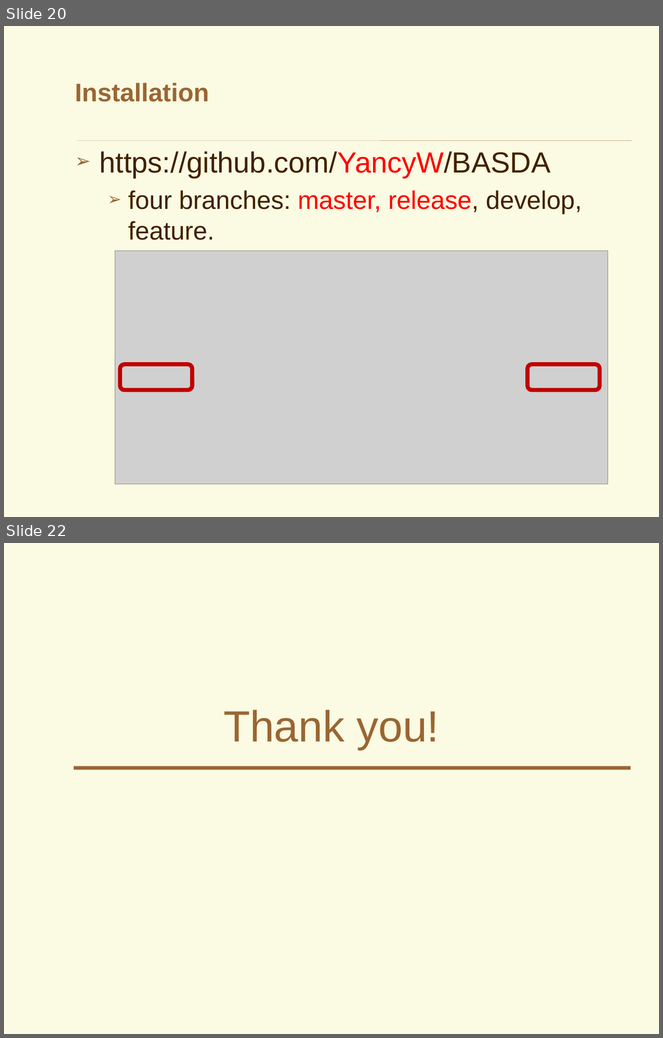
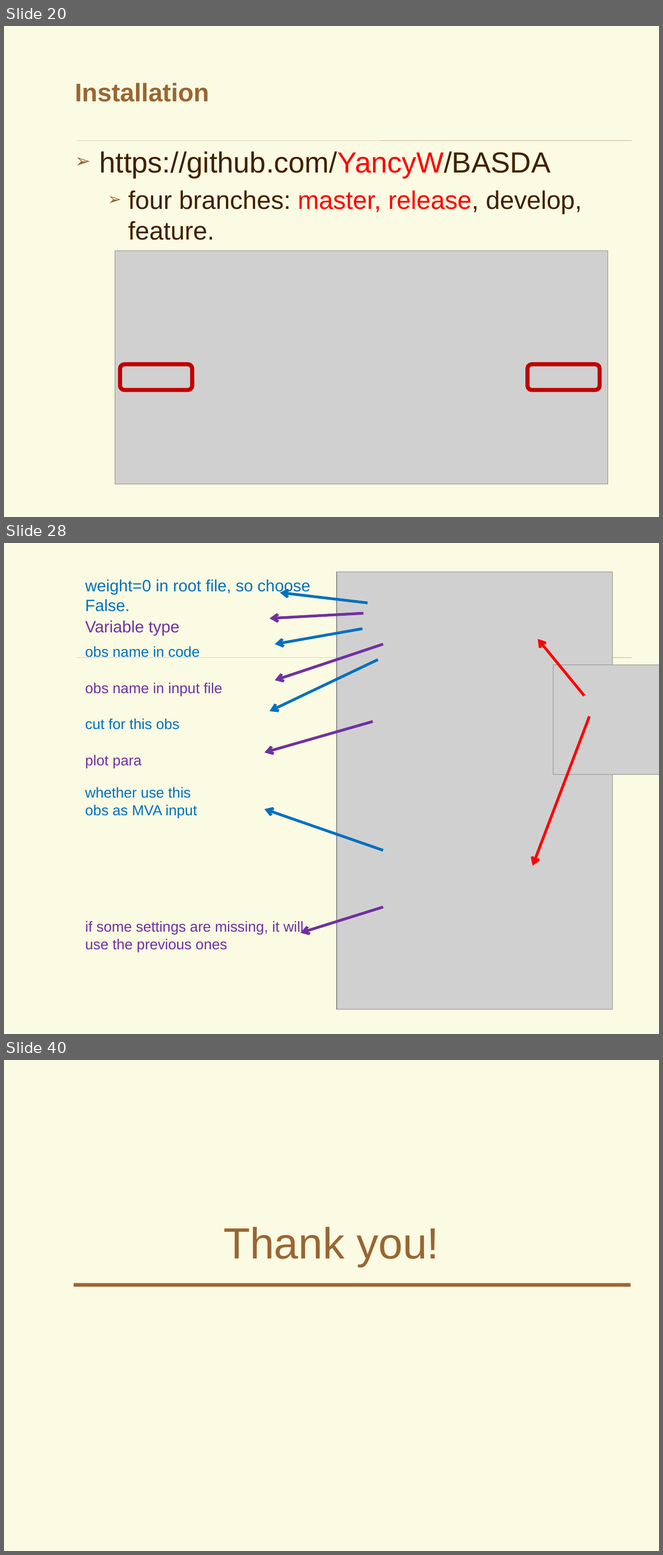
Before and after one commit to YancyW/BASDA, a slide deck: doc/BASDA_Introduction.pptx. Shown one above the other, each under a label of ours: slides 20 and 22 before the commit, slides 20, 28 and 40 after it; the slides between them are not shown. The pictures are 663x1038 and 663x1555 pixels, drawn with LibreOffice and Linux fonts; fonts in the diff are those of the drawing; grey boxes stand for pictures; background and template pictures are left out. Boxes give left, top, right and bottom in pixels: in the first picture for what was removed or moved away, otherwise in the second. Text is boxed around its words. In the diff, an @@ line names an element or a change of style, - is before the commit and + after.

```diff
--- a/doc/BASDA_Introduction.pptx
+++ b/doc/BASDA_Introduction.pptx
@@ slide 28 added at <box>4,543,659,1034</box>, background picture (left out); not listed: 1 template element that a slide beside it also shows @@
@@ picture added at <box>337,572,613,1009</box> @@
@@ text added at <box>85,579,311,612</box>, 18 pt, text #0070C0 @@
+weight=0 in root file, so choose False.
@@ arrow added from (367, 603) to (280, 593), #0070C0 3 pt @@
@@ text added at <box>85,620,179,636</box>, 18 pt, text #7030A0 @@
+Variable type
@@ arrow added from (364, 613) to (269, 618), #7030A0 3 pt @@
@@ arrow added from (362, 629) to (274, 644), #0070C0 3 pt @@
@@ text added at <box>85,646,200,658</box>, 16 pt, text #0070C0 @@
+obs name in code
@@ arrow added from (384, 644) to (274, 681), #7030A0 3 pt @@
@@ arrow added from (584, 696) to (538, 639), #FF0000 3 pt @@
@@ arrow added from (378, 659) to (269, 711), #0070C0 3 pt @@
@@ picture added at <box>554,665,659,775</box> @@
@@ text added at <box>85,682,222,696</box>, 16 pt, text #7030A0 @@
+obs name in input file
@@ text added at <box>85,718,180,730</box>, 16 pt, text #0070C0 @@
+cut for this obs
@@ arrow added from (373, 722) to (265, 753), #7030A0 3 pt @@
@@ arrow added from (590, 717) to (533, 866), #FF0000 3 pt @@
@@ text added at <box>85,755,142,768</box>, 16 pt, text #7030A0 @@
+plot para
@@ text added at <box>85,787,197,818</box>, 16 pt, text #0070C0 @@
+whether use this
+obs as MVA input
@@ arrow added from (384, 850) to (265, 809), #0070C0 3 pt @@
@@ arrow added from (384, 908) to (301, 933), #7030A0 3 pt @@
@@ text added at <box>85,921,304,952</box>, 16 pt, text #7030A0 @@
+if some settings are missing, it will use the previous ones
@@ what was slide 22 is now slide 40 @@
```
Also in this commit, not shown: 3 slides changed, 17 other slides added, 20 other files.
